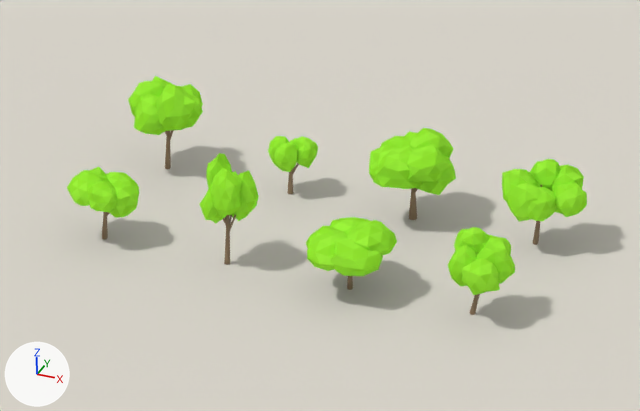
What one commit did to the Blender file Blender/TreeVariants.blend.
Rendered twice from the file's camera 'Camera'. Arrows for +X, +Y and +Z are at lower left; the lights stay in place. The first picture is the older version.

In view in the first picture: 'Crown', 'Crown.001', 'Crown.002', 'Crown.003', 'Crown.004', 'Crown.005', 'Crown.006', 'Crown.007', 'Plane' and 8 more.
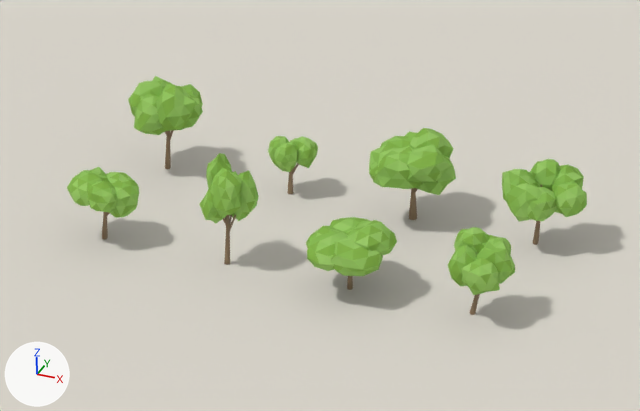
The change, as a list of edits to the scene's bpy script:
```text
Change mat_leaves0:
    mat_leaves0.base_color: (0.3, 0.82, 0.035) -> (0.25, 0.49, 0.09)  # green #95ea35 -> green #89ba55
Change mat_leaves1:
    mat_leaves1.base_color: (0.32, 0.86, 0.04) -> (0.29, 0.54, 0.12)  # green #99ef38 -> green #93c261
Change mat_leaves2:
    mat_leaves2.base_color: (0.29, 0.8, 0.03) -> (0.23, 0.45, 0.07)  # green #93e730 -> green #84b34b
Change mat_leaves3:
    mat_leaves3.base_color: (0.34, 0.88, 0.045) -> (0.32, 0.57, 0.14)  # green #9ef13c -> green #99c769
```

Pixel boxes (x1, y1, x2, y2) of what changed, in the pictures (640 x 411 px):
'Crown.006', recoloured
    both: (369, 128, 456, 195)
'Crown.007', recoloured
    both: (502, 159, 587, 221)
'Crown.002', recoloured
    both: (306, 217, 397, 276)
'Crown.003', recoloured
    both: (448, 227, 515, 295)
'Crown.004', recoloured
    both: (128, 76, 203, 135)
'Crown.001', recoloured
    both: (199, 153, 259, 223)
'Crown', recoloured
    both: (67, 167, 139, 218)
'Crown.005', recoloured
    both: (268, 136, 318, 172)
